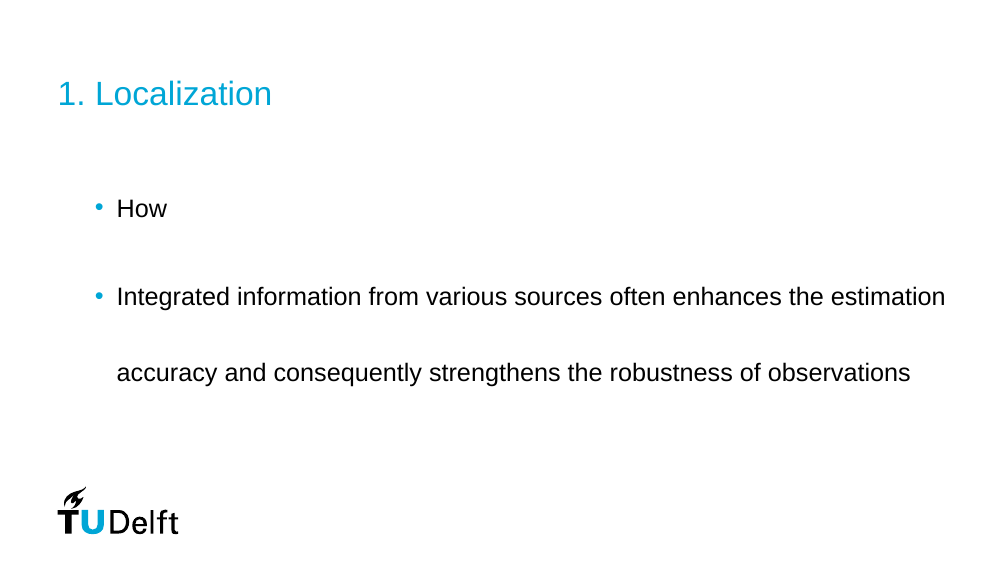
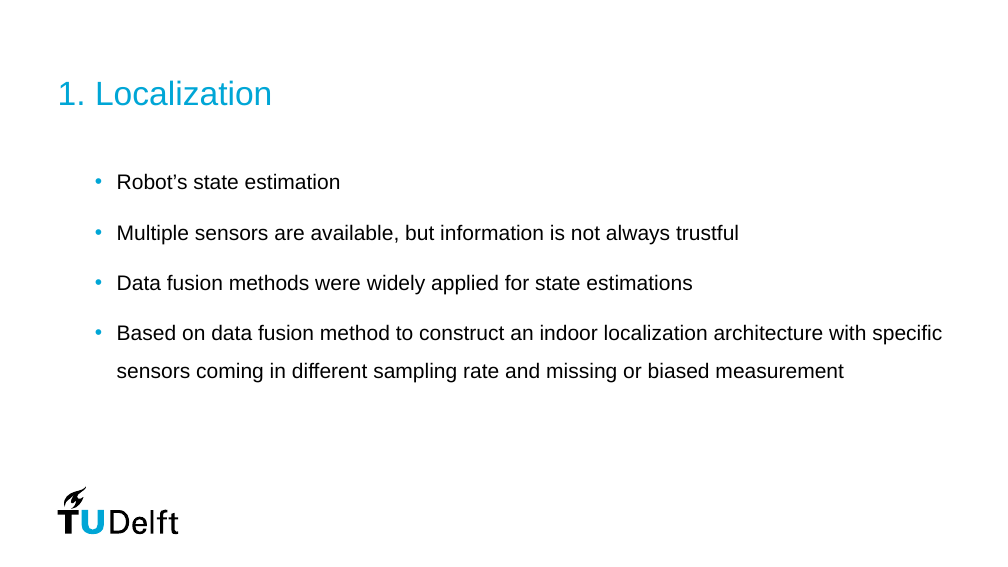
Before and after one commit to kemosabe564/simulation, a slide deck: slide 4 of paperwork/ppt/Ting_midterm.pptx. Drawn at 1008x567 pixels with LibreOffice and Linux fonts; fonts in the diff are those of the drawing. Boxes give left, top, right and bottom in pixels: in the first picture for what was removed or moved away, otherwise in the second. Text is boxed around its words. In the diff, an @@ line names an element or a change of style, - is before the commit and + after.

```diff
--- a/paperwork/ppt/Ting_midterm.pptx
+++ b/paperwork/ppt/Ting_midterm.pptx
@@ text at (x1=117, y1=173, x2=942, y2=383): text changed; size 24 to 20 pt @@
-• How
-• Integrated information from various sources often enhances the estimation accuracy and consequently strengthens the robustness of observations
+• Robot’s state estimation
+• Multiple sensors are available, but information is not always trustful
+• Data fusion methods were widely applied for state estimations
+• Based on data fusion method to construct an indoor localization architecture with specific sensors coming in different sampling rate and missing or biased measurement
```
Also in this commit, not shown: 3 other slides changed, 20 other files.
